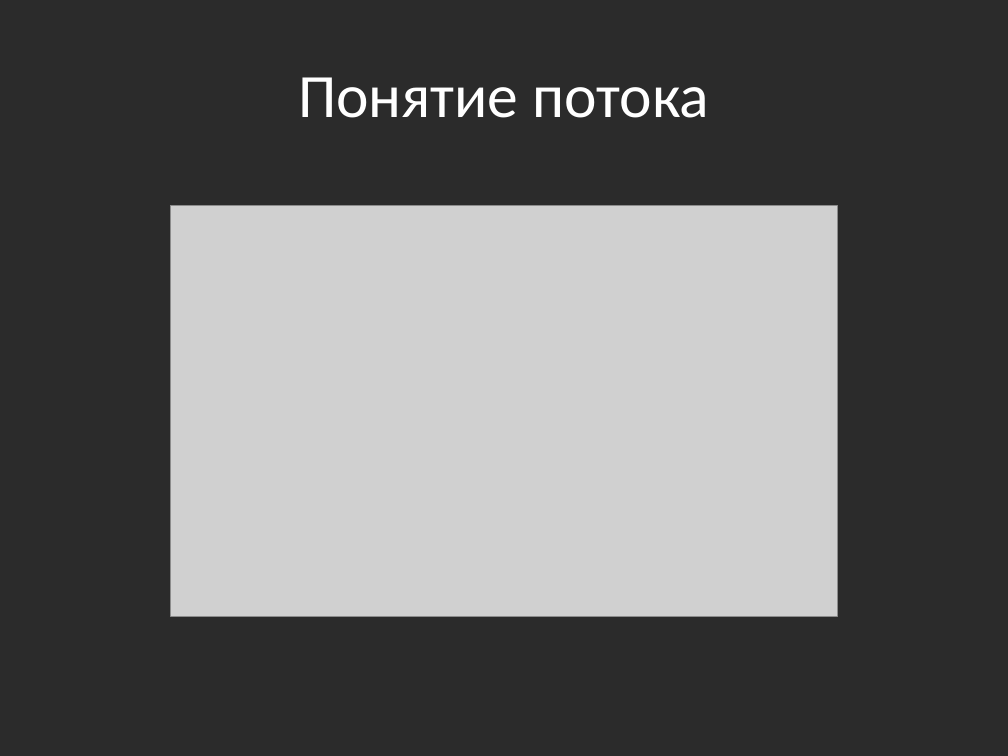
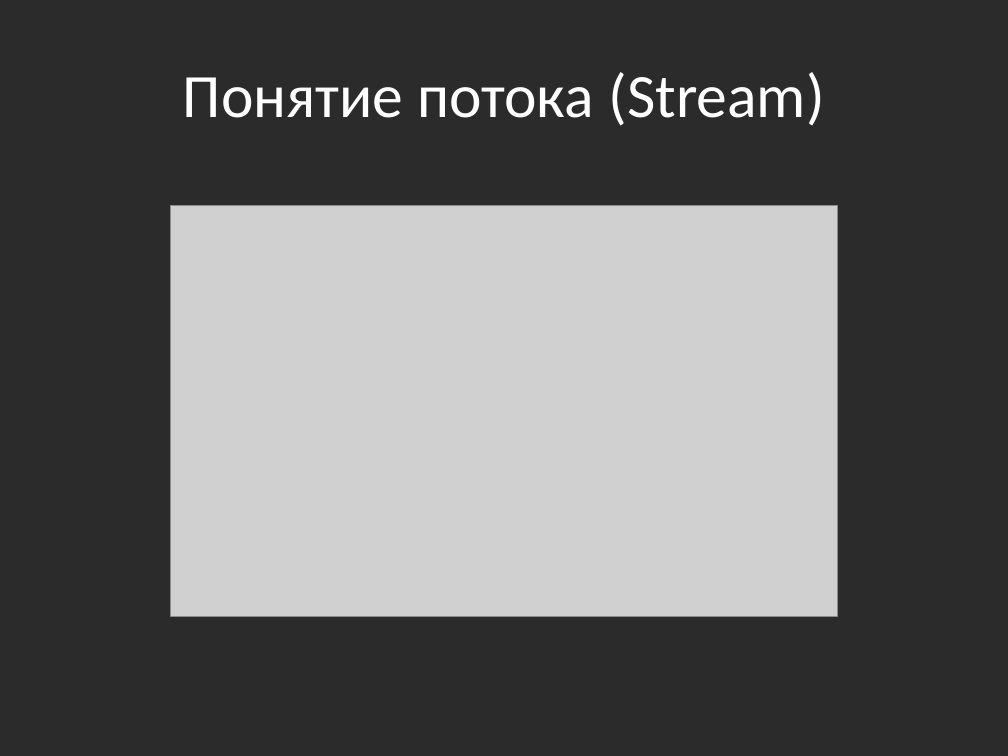
Before and after one commit to bazile/Training, a slide deck: slide 29 of Presentation/lesson-04-io.pptx (slide 30 before the commit). Drawn at 1008x756 pixels with LibreOffice and Linux fonts; fonts in the diff are those of the drawing; grey boxes stand for pictures; background and template pictures are left out; a plain dark background stands for a picture behind light text. Boxes give left, top, right and bottom in pixels: in the first picture for what was removed or moved away, otherwise in the second. Text is boxed around its words. In the diff, an @@ line names an element or a change of style, - is before the commit and + after.

```diff
--- a/Presentation/lesson-04-io.pptx
+++ b/Presentation/lesson-04-io.pptx
@@ title at [183, 72, 825, 126]: text changed @@
-Понятие потока
+Понятие потока (Stream)
```
Also in this commit, not shown: 1 other slide changed, 1 slide added, 15 other files.
